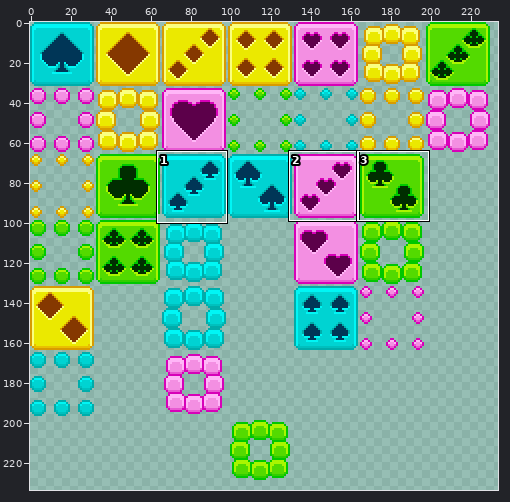
Sprite sheet: puzzlesuit/atlas.png. Above, an overview of the earlier version with the close-up marked.
Close-up. Before the commit:
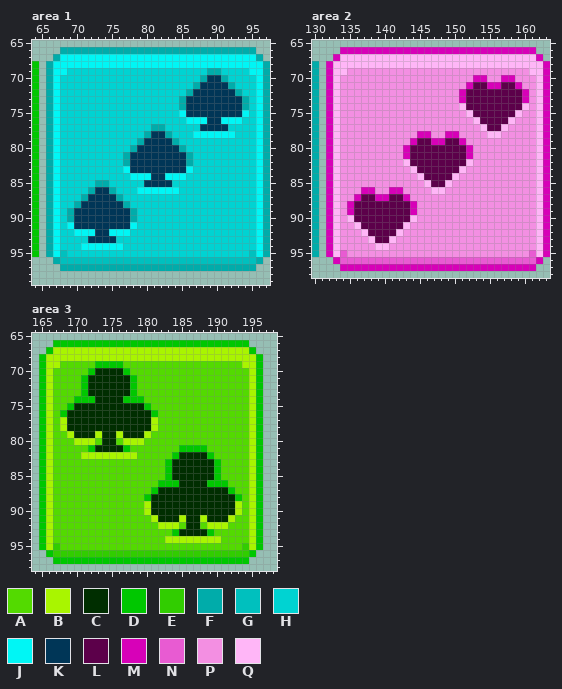
The file is 256x256 pixels. Shown: area 1: x 64..97, y 65..99; area 2: x 130..163, y 65..98; area 3: x 164..198, y 65..98. The old version is drawn lined up with the new one. The wide view leaves out empty margins. The commit also changed other parts of the picture, which this record leaves out.
Palette (. is transparent): A #53da00  B #a9f500  C #002e00  D #00c700  E #31cd00  F #00acaa  G #00c0be  H #00d3d2  J #00f6f5  K #003657  L #5c004a  M #d701b8  N #e85bd2  P #f38fe2  Q #ffb6f7
Pixels before, area 1, first column x 64:
66 ....FFFFFFFFFFFFFFFFFFFFFFFFFFFF..
67 ...FJJJJJJJJJJJJJJJJJJJJJJJJJJJJF.
68 D.FJJJJJJJJJJJJJJJJJJJJJJJJJJJJJJF
69 D.FJJHHHHHHHHHHHHHHHHHHHHFFHHHHJJF
70 D.FJHHHHHHHHHHHHHHHHHHHHFKKFHHHHJF
71 D.FJHHHHHHHHHHHHHHHHHHHFKKKKFHHHJF
72 D.FJHHHHHHHHHHHHHHHHHHFKKKKKKFHHJF
73 D.FJHHHHHHHHHHHHHHHHHFKKKKKKKKFHJF
74 D.FJHHHHHHHHHHHHHHHHHFKKKKKKKKFHJF
75 D.FJHHHHHHHHHHHHHHHHHJKKKKKKKKJHJF
76 D.FJHHHHHHHHHHHHHHHHHHJJJKKJJJHHJF
77 D.FJHHHHHHHHHHHHHFFHHHHHKKKKHHHHJF
78 D.FJHHHHHHHHHHHHFKKFHHHJJJJJJHHHJF
79 D.FJHHHHHHHHHHHFKKKKFHHHHHHHHHHHJF
80 D.FJHHHHHHHHHHFKKKKKKFHHHHHHHHHHJF
81 D.FJHHHHHHHHHFKKKKKKKKFHHHHHHHHHJF
82 D.FJHHHHHHHHHFKKKKKKKKFHHHHHHHHHJF
83 D.FJHHHHHHHHHJKKKKKKKKJHHHHHHHHHJF
84 D.FJHHHHHHHHHHJJJKKJJJHHHHHHHHHHJF
85 D.FJHHHHHFFHHHHHKKKKHHHHHHHHHHHHJF
86 D.FJHHHHFKKFHHHJJJJJJHHHHHHHHHHHJF
87 D.FJHHHFKKKKFHHHHHHHHHHHHHHHHHHHJF
88 D.FJHHFKKKKKKFHHHHHHHHHHHHHHHHHHJF
89 D.FJHFKKKKKKKKFHHHHHHHHHHHHHHHHHJF
90 D.FJHFKKKKKKKKFHHHHHHHHHHHHHHHHHJF
91 D.FJHJKKKKKKKKJHHHHHHHHHHHHHHHHHJF
92 D.FJHHJJJKKJJJHHHHHHHHHHHHHHHHHHJF
93 D.FJHHHHKKKKHHHHHHHHHHHHHHHHHHHHJF
94 D.FJHHHJJJJJJHHHHHHHHHHHHHHHHHHHJF
95 D.FJGHHHHHHHHHHHHHHHHHHHHHHHHHHGJF
96 ...FGGGGGGGGGGGGGGGGGGGGGGGGGGGGF.
97 ....FFFFFFFFFFFFFFFFFFFFFFFFFFFF..
Pixels before, area 2, first column x 130:
66 ....MMMMMMMMMMMMMMMMMMMMMMMMMMMM..
67 ...MQQQQQQQQQQQQQQQQQQQQQQQQQQQQM.
68 F.MQQQQQQQQQQQQQQQQQQQQQQQQQQQQQQM
69 F.MQQPPPPPPPPPPPPPPPPPPPPPPPPPPQQM
70 F.MQPPPPPPPPPPPPPPPPPPPMMPPMMPPPQM
71 F.MQPPPPPPPPPPPPPPPPPPMLLMMLLMPPQM
72 F.MQPPPPPPPPPPPPPPPPPMLLLLLLLLMPQM
73 F.MQPPPPPPPPPPPPPPPPPMLLLLLLLLMPQM
74 F.MQPPPPPPPPPPPPPPPPPQLLLLLLLLQPQM
75 F.MQPPPPPPPPPPPPPPPPPPQLLLLLLQPPQM
76 F.MQPPPPPPPPPPPPPPPPPPPQLLLLQPPPQM
77 F.MQPPPPPPPPPPPPPPPPPPPPQLLQPPPPQM
78 F.MQPPPPPPPPPPPMMPPMMPPPPQQPPPPPQM
79 F.MQPPPPPPPPPPMLLMMLLMPPPPPPPPPPQM
80 F.MQPPPPPPPPPMLLLLLLLLMPPPPPPPPPQM
81 F.MQPPPPPPPPPMLLLLLLLLMPPPPPPPPPQM
82 F.MQPPPPPPPPPQLLLLLLLLQPPPPPPPPPQM
83 F.MQPPPPPPPPPPQLLLLLLQPPPPPPPPPPQM
84 F.MQPPPPPPPPPPPQLLLLQPPPPPPPPPPPQM
85 F.MQPPPPPPPPPPPPQLLQPPPPPPPPPPPPQM
86 F.MQPPPMMPPMMPPPPQQPPPPPPPPPPPPPQM
87 F.MQPPMLLMMLLMPPPPPPPPPPPPPPPPPPQM
88 F.MQPMLLLLLLLLMPPPPPPPPPPPPPPPPPQM
89 F.MQPMLLLLLLLLMPPPPPPPPPPPPPPPPPQM
90 F.MQPQLLLLLLLLQPPPPPPPPPPPPPPPPPQM
91 F.MQPPQLLLLLLQPPPPPPPPPPPPPPPPPPQM
92 F.MQPPPQLLLLQPPPPPPPPPPPPPPPPPPPQM
93 F.MQPPPPQLLQPPPPPPPPPPPPPPPPPPPPQM
94 F.MQPPPPPQQPPPPPPPPPPPPPPPPPPPPPQM
95 F.MQNPPPPPPPPPPPPPPPPPPPPPPPPPPNQM
96 ...MNNNNNNNNNNNNNNNNNNNNNNNNNNNNM.
97 ....MMMMMMMMMMMMMMMMMMMMMMMMMMMM..
Pixels before, area 3, first column x 165:
66 ..DDDDDDDDDDDDDDDDDDDDDDDDDDDD..
67 .DBBBBBBBBBBBBBBBBBBBBBBBBBBBBD.
68 DBBBBBBBBBBBBBBBBBBBBBBBBBBBBBBD
69 DBBAAAAADDDDAAAAAAAAAAAAAAAAABBD
70 DBAAAAADCCCCDAAAAAAAAAAAAAAAAABD
71 DBAAAADCCCCCCDAAAAAAAAAAAAAAAABD
72 DBAAAADCCCCCCDAAAAAAAAAAAAAAAABD
73 DBAAAADCCCCCCDAAAAAAAAAAAAAAAABD
74 DBAAADDDCCCCDDDAAAAAAAAAAAAAAABD
75 DBAADCCCCCCCCCCDAAAAAAAAAAAAAABD
76 DBADCCCCCCCCCCCCDAAAAAAAAAAAAABD
77 DBABCCCCCCCCCCCCBAAAAAAAAAAAAABD
78 DBABCCCCCCCCCCCCBAAAAAAAAAAAAABD
79 DBAABCCCBCCBCCCBAAAAAAAAAAAAAABD
80 DBAAABBBACCABBBAAAAAAAAAAAAAAABD
81 DBAAAAADCCCCDAAAAAAADDDDAAAAAABD
82 DBAAAABBBBBBBBAAAAADCCCCDAAAAABD
83 DBAAAAAAAAAAAAAAAADCCCCCCDAAAABD
84 DBAAAAAAAAAAAAAAAADCCCCCCDAAAABD
85 DBAAAAAAAAAAAAAAAADCCCCCCDAAAABD
86 DBAAAAAAAAAAAAAAADDDCCCCDDDAAABD
87 DBAAAAAAAAAAAAAADCCCCCCCCCCDAABD
88 DBAAAAAAAAAAAAADCCCCCCCCCCCCDABD
89 DBAAAAAAAAAAAAABCCCCCCCCCCCCBABD
90 DBAAAAAAAAAAAAABCCCCCCCCCCCCBABD
91 DBAAAAAAAAAAAAAABCCCBCCBCCCBAABD
92 DBAAAAAAAAAAAAAAABBBACCABBBAAABD
93 DBAAAAAAAAAAAAAAAAADCCCCDAAAAABD
94 DBAAAAAAAAAAAAAAAABBBBBBBBAAAABD
95 DBEAAAAAAAAAAAAAAAAAAAAAAAAAAEBD
96 .DEEEEEEEEEEEEEEEEEEEEEEEEEEEED.
97 ..DDDDDDDDDDDDDDDDDDDDDDDDDDDD..
After the commit:
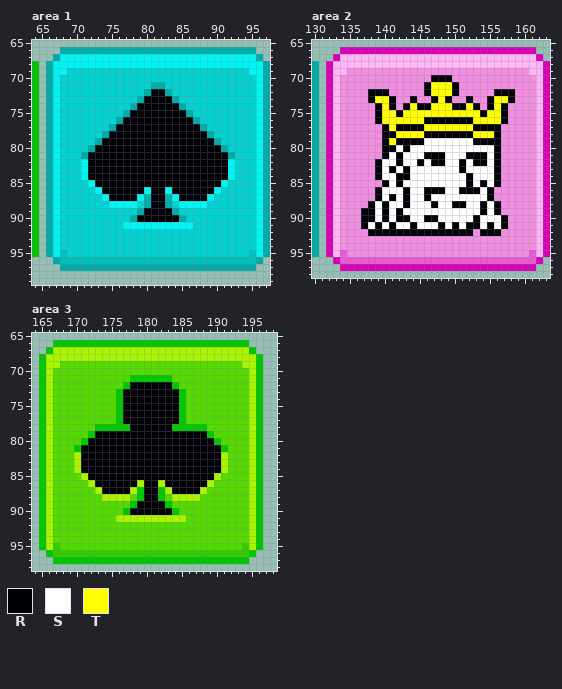
Colours new in this view: R #000006  S #ffffff  T #ffff00
Changes in this commit:
drawings rearranged on the sheet (the old picture shows each at its new place)
Changed rows in their new state; - is an unchanged pixel.
Area 1:
first column x 69:
 69 --------------------HH----
 70 -------------------HHHH---
 71 ------------FF----HHHHHH--
 72 -----------FRRF--HHHHHHHH-
 73 ----------FRRRRFHHHHHHHHHH
 74 ---------FRRRRRR-HHHHHHHHH
 75 --------FRRRRRRRRFHHHHHHHH
 76 -------FRRRRRRRRRRFHHHHHH-
 77 ------FRRRRRRRRRRRRFHHH---
 78 -----FRRRRRRRRRRRRRRFHHH--
 79 ----FRRRRRRRRRRRRRRRRF----
 80 ---FRRRRRRRRRRRRRRRRRRF---
 81 --FRRRRRRRRRRRRRRRRRRRRF--
 82 --JRRRRRRRRRRRRRRRRRRRRJ--
 83 --JRRRRRRRRRRRRRRRRRRRRJ--
 84 --JRRRRRRRRRRRRRRRRRRRRJ--
 85 ---JRRRRRRRRRRRRRRRRRRJ---
 86 ---HJRRRRRR-RR-RRRRRRJ----
 87 --HHHJRRRRJFRRFJRRRRJ-----
 88 -HHHHHJJJJ-FRRF-JJJJ------
 89 HHHHHHHHHHFRRRRF----------
 90 HHHHHHHHH-RRRRRRF---------
 91 HHHHHHHHJ-JJJJJJJJ--------
 92 -HHHHHHHH-----------------
 93 ---HHHH-------------------
 94 --HHHHHH------------------
Area 2:
first column x 135:
70 ------------RRR---PP--PP--
71 -----------RTTTR-PPPPPPPP-
72 ---RRR-----RTTTRPPPPPRRRPP
73 ---RTTR--R--RTR-PRPPRTTRPP
74 ----RTR-RTRRTTTRRTRPRTRPPP
75 ----RTTRTTTTTTTTTTTRTTRPP-
76 ----RTTTTTTRRRRRRRTTTTRP--
77 -----RTRRRRTTTTTTTRRRRP---
78 -----RRTTTTRRRRRRRTTTR----
79 -----RTRRRRSSSSSSSRRRR----
80 -----RRSRSSSSSSSSSSSSR----
81 -----RSRSSSRRRSSSRRRSR----
82 ----RSSRSSRSRRSSRSRRSR----
83 ----RSRSRSSSSSSSRSSSSR----
84 ----RSSRRSSSSSSSSRSSSR----
85 -----RSRSSSSSSSSSRSRSR----
86 --PPRSSSRSSRRRSSRRRSR-----
87 -PPPRSRSRSSRSSSSSSSSR-----
88 PPPRSRSSRSSSRSSRRSSRSR----
89 PPRRSRSRSSSSSSSSSSSRSR----
90 PPRRSRSRRSSRRSSSSSRSSSR---
91 -PRSRSRSSRSSSRSRSRRSRSR---
92 --PRRRRRRRRRRRRRRR-RRR----
93 ---PPPP-------------------
94 ----PP--------------------
Area 3:
first column x 168:
69 -----AAAA-----------------
70 ----AAAAAA----------------
71 ---AAAAAAA-DDDDD----------
72 ---AAAAAADRRRRRRD---------
73 ---AAAAADRRRRRRRRD--------
74 --AAAAAADRRRRRRRRD--------
75 -AAAAAAADRRRRRRRRD--------
76 AAAAAAAADRRRRRRRRD--------
77 AAAAAAAADRRRRRRRRD--------
78 AAAAADDDDDRRRRRRDDDDD-----
79 -AAADRRRRRRRRRRRRRRRRD----
80 --ADRRRRRRRRRRRRRRRRRRD---
81 --DRRRRRRRRRRRRRRRRRRRRD--
82 --BRRRRRRRRRRRRRRRRRRRRB--
83 --BRRRRRRRRRRRRRRRRRRRRB--
84 --BRRRRRRRRRRRRRRRRRRRRB--
85 ---BRRRRRRRRRRRRRRRRRRB---
86 ----BRRRRRRBRRBRRRRRRBAA--
87 -----BRRRRBDRRDBRRRRBAAAA-
88 ------BBBB-DRRDABBBBAAAAAA
89 ----------DRRRRDAAAAAAAAAA
90 ---------DRRRRRRDAAAAAAAAA
91 --------BBBBB-BBB-AAAAAAA-
92 --------------AAA-AA-AAA--
93 ----------------AAAAAA----
94 ---------------AAAAAAAA---
Pixel boxes of the changes (left, top, right, bottom) in both close-ups:
changed: (67, 68, 249, 250)
changed: (347, 75, 529, 250)
changed: (60, 361, 242, 543)
